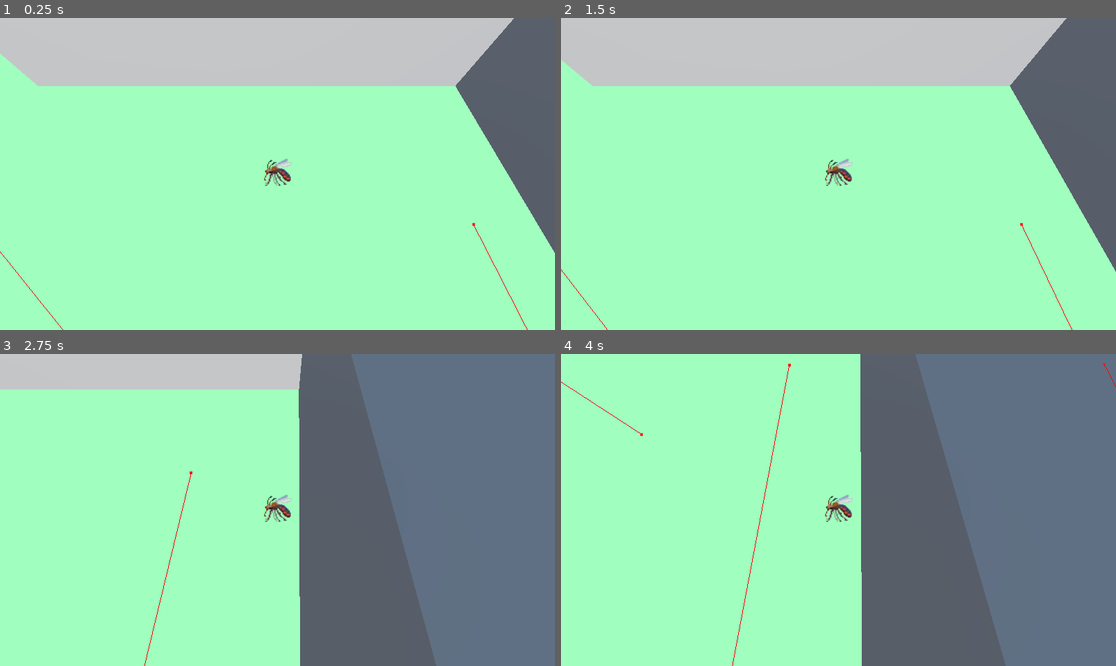
Above: before the commit, frames 1-4 (two rows, left to right).
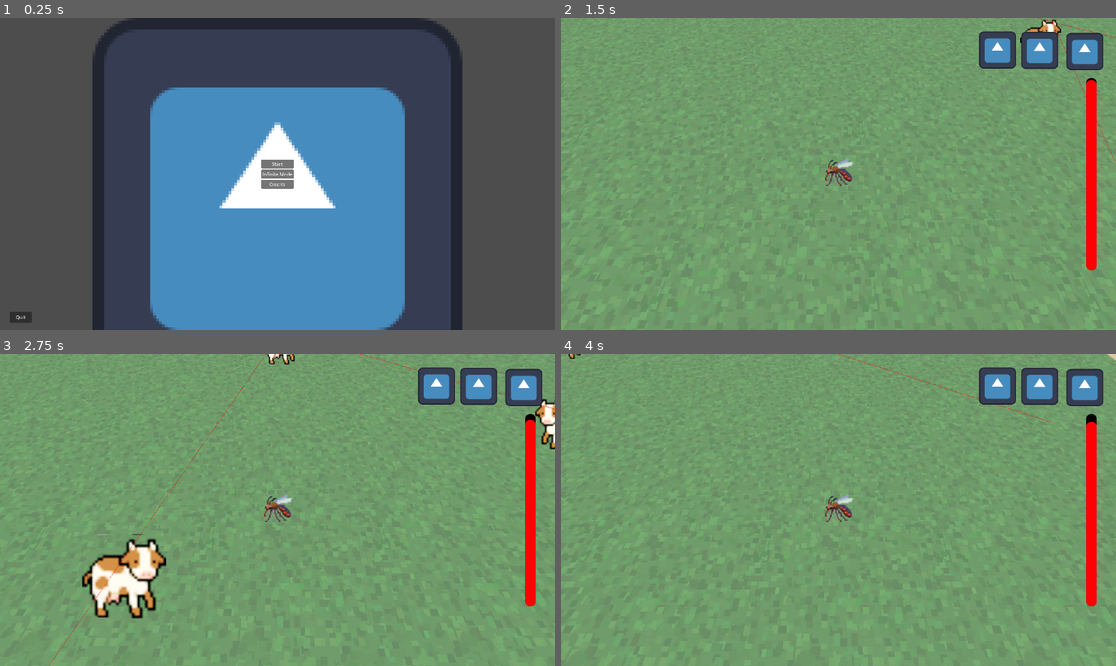
Above: after the commit, the same moments.

Repository: BrownRISDGameDevelopers/mosquito-simulator
Game: Godot game, scene res://scenes/MainMenu.tscn
Same seed, same stepped clock (60 frames per second), same inputs: the game is played once before the commit and once after it. Before the commit the project starts from res://scenes/Map.tscn. The engine's default icon, where the game draws it, is replaced by a stand-in: a white triangle on a blue panel in a dark square.
Inputs (mouse positions are in pixels of both pictures, inside the frame that each line leads up to):
- Up to frame 1 (0.25 s): no input
- Up to frame 2 (1.5 s): click (838, 164) at 0.5 s, where only the run after the commit has a clickable "Start"; tap Enter at 1.25 s; hold D (right) from 1.28 s (still down); hold Shift (sprint) from 1.28 s (still down)
- Up to frame 3 (2.75 s): release D (right) at 2.03 s; release Shift (sprint) at 2.03 s; hold S (down) from 2.03 s (still down); tap Space (suck) at 2.1 s
- Up to frame 4 (4 s): release S (down) at 2.78 s; hold D (right) 2.78-3.53 s; hold Shift (sprint) 2.78-3.53 s; hold W (up) from 3.53 s (still down); tap Space (suck) at 3.6 s

The runs differ from the first frame. In frame 1, 100% of the frame differs, in the area x 0-100%, y 0-100%; in frame 2, 100%; in frame 3, 100%; in frame 4, 100%.

Commit message:
feat(assets): import lose and win screen, and game icon

Diff:
--- a/project.godot
+++ b/project.godot
@@ -11,9 +11,9 @@
 [application]
 
 config/name="Mosquito Simulator"
-run/main_scene="uid://ugb4dl0qkpih"
+run/main_scene="uid://cu1ldntnivb8j"
 config/features=PackedStringArray("4.5", "GL Compatibility")
-config/icon="res://icon.svg"
+config/icon="uid://rl3xnl45rhjp"
 
 [autoload]
 
@@ -23,6 +23,8 @@
 
 window/size/viewport_width=1920
 window/size/viewport_height=1080
+window/size/mode=2
+window/size/borderless=true
 
 [global_group]
 
@@ -65,19 +67,9 @@
 "events": [Object(InputEventKey,"resource_local_to_scene":false,"resource_name":"","device":-1,"window_id":0,"alt_press …(195 unchanged characters)…
 ]
 }
-bite={
-"deadzone": 0.2,
-"events": [Object(InputEventKey,"resource_local_to_scene":false,"resource_name":"","device":-1,"window_id":0,"alt_pressed":false,"shift_pressed":false,"ctrl_pressed":false,"meta_pressed":false,"pressed":false,"keycode":0,"physical_keycode":32,"key_label":0,"unicode":32,"location":0,"echo":false,"script":null)
-]
-}
 devskip={
 "deadzone": 0.2,
 "events": [Object(InputEventKey,"resource_local_to_scene":false,"resource_name":"","device":-1,"window_id":0,"alt_press …(188 unchanged characters)…
-]
-}
-bite={
-"deadzone": 0.2,
-"events": [Object(InputEventKey,"resource_local_to_scene":false,"resource_name":"","device":-1,"window_id":0,"alt_pressed":false,"shift_pressed":false,"ctrl_pressed":false,"meta_pressed":false,"pressed":false,"keycode":0,"physical_keycode":32,"key_label":0,"unicode":32,"location":0,"echo":false,"script":null)
 ]
 }
 
--- a/scenes/LoseScreen.tscn
+++ b/scenes/LoseScreen.tscn
@@ -1,6 +1,6 @@
 [gd_scene load_steps=3 format=3 uid="uid://pnwr810jgj3y"]
 
-[ext_resource type="Texture2D" uid="uid://dag5lmwmsf5xi" path="res://assets/lose screen temp.JPG" id="1_x3j6d"]
+[ext_resource type="Texture2D" uid="uid://g68pgqusxnxa" path="res://assets/you-lose-screen.png" id="1_x3j6d"]
 [ext_resource type="PackedScene" uid="uid://dk0d45kifysp7" path="res://scenes/EndScreenMenuItems.tscn" id="2_aeugc"]
 
 [node name="LoseScreen" type="Control"]
--- a/scenes/MainMenu.tscn
+++ b/scenes/MainMenu.tscn
@@ -75,9 +75,9 @@
 
 [node name="MainMenu" type="Control"]
 layout_mode = 3
-anchor_right = 0.022000002
-offset_right = 1877.76
-offset_bottom = 1080.0
+anchors_preset = 15
+anchor_right = 1.0
+anchor_bottom = 1.0
 grow_horizontal = 2
 grow_vertical = 2
 script = ExtResource("1_yqorp")
--- a/scenes/WinScreen.tscn
+++ b/scenes/WinScreen.tscn
@@ -1,6 +1,6 @@
 [gd_scene load_steps=3 format=3 uid="uid://bge0omsur22a3"]
 
-[ext_resource type="Texture2D" uid="uid://di0rxj8b15frg" path="res://assets/tree.PNG" id="1_ulig0"]
+[ext_resource type="Texture2D" uid="uid://b8tbagcf25oit" path="res://assets/win_screen.PNG" id="1_okh34"]
 [ext_resource type="PackedScene" uid="uid://dk0d45kifysp7" path="res://scenes/EndScreenMenuItems.tscn" id="2_okh34"]
 
 [node name="WinScreen" type="Control"]
@@ -18,7 +18,7 @@
 anchor_bottom = 1.0
 grow_horizontal = 2
 grow_vertical = 2
-texture = ExtResource("1_ulig0")
+texture = ExtResource("1_okh34")
 
 [node name="EndScreenMenuItems" parent="." instance=ExtResource("2_okh34")]
 layout_mode = 1
Binary file added: assets/win_screen.PNG
Not shown, added: assets/win_screen.PNG.import
Binary file added: assets/you-lose-screen.png
Not shown, added: assets/you-lose-screen.png.import
Binary file added: icon.PNG
Not shown, added: icon.PNG.import
